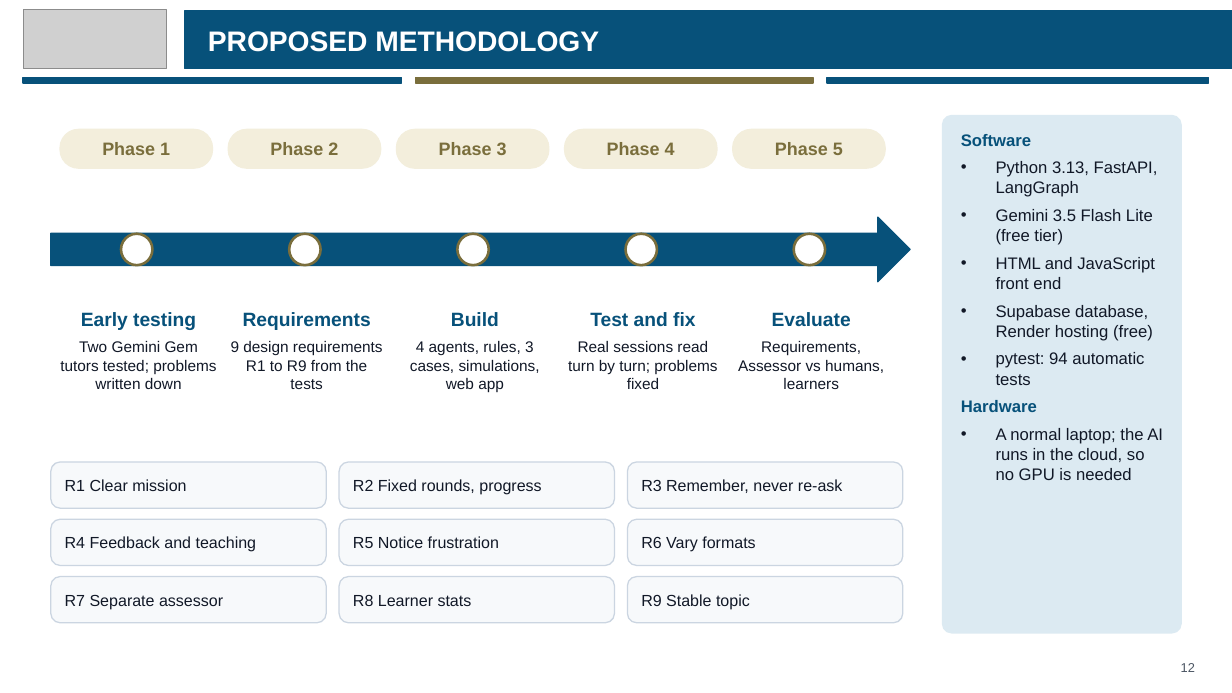
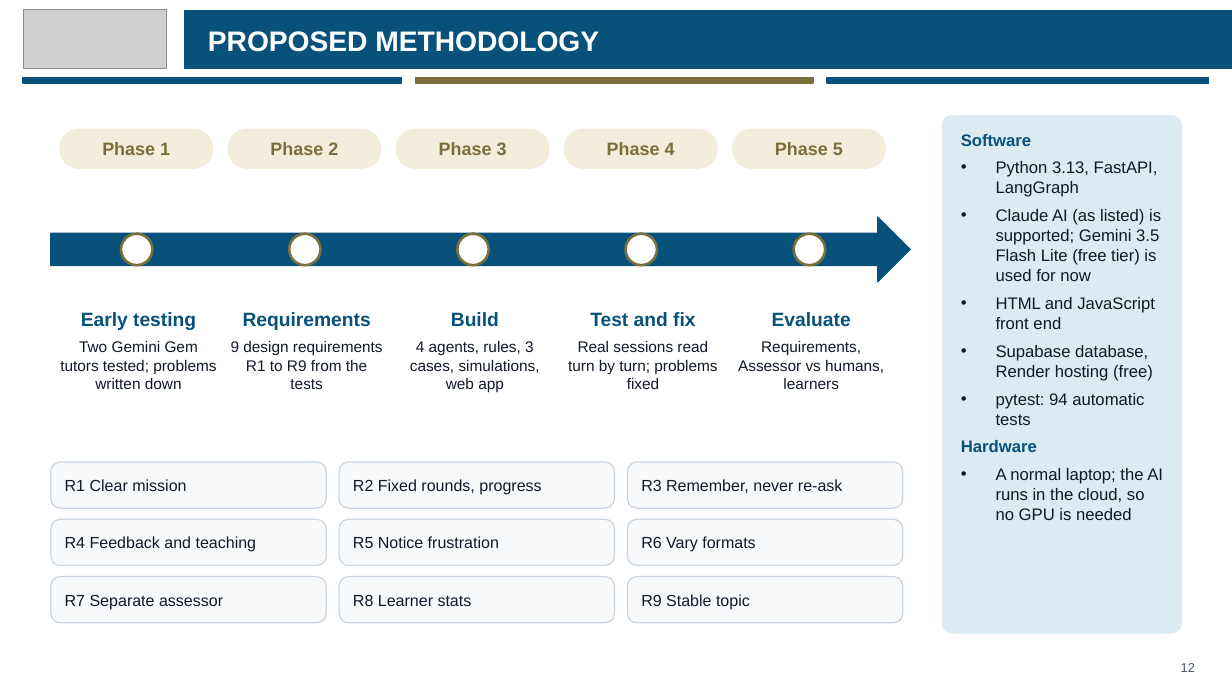
Before and after one commit to eusoffamir/Socratic-AI, a slide deck: slide 12 of docs/defence/Socratic AI Proposal Defence.pptx. Drawn at 1232x693 pixels with LibreOffice and Linux fonts; fonts in the diff are those of the drawing; grey boxes stand for pictures. Boxes give left, top, right and bottom in pixels: in the first picture for what was removed or moved away, otherwise in the second. Text is boxed around its words. In the diff, an @@ line names an element or a change of style, - is before the commit and + after.

```diff
--- a/docs/defence/Socratic AI Proposal Defence.pptx
+++ b/docs/defence/Socratic AI Proposal Defence.pptx
@@ text at <box>996,209,1161,281</box>: text changed @@
-• Gemini 3.5 Flash Lite (free tier)
+• Claude AI (as listed) is supported; Gemini 3.5 Flash Lite (free tier) is used for now
```
Also in this commit, not shown: 4 other slides changed, 8 other files.
